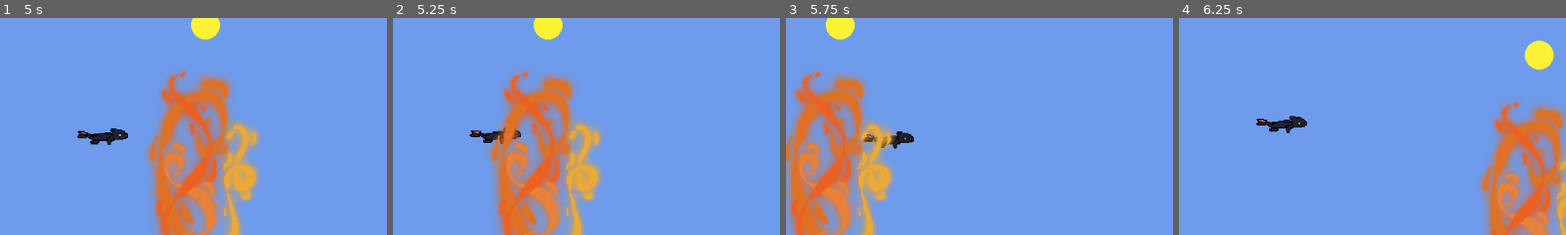
Above: before the commit, frames 1-4 (left to right).
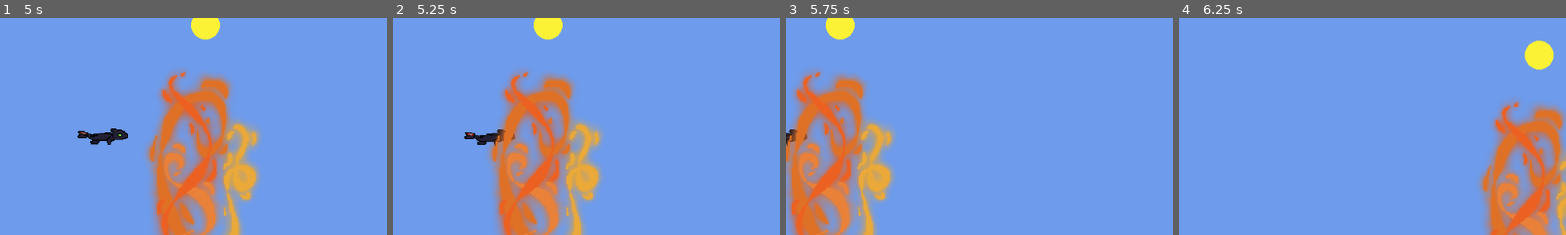
Above: after the commit, the same moments.

Repository: phantomvines/the_20_games_challenge
Game: Godot game, scene res://scenes/main.tscn
The game is run twice, just before and just after one commit, with the same random seed, the same clock (stepped at 60 frames per second) and the same inputs.
Inputs:
- Up to frame 1 (5 s): tap Space (space) every 0.75 s from 0.6 to 4.35 s
- Up to frame 2 (5.25 s): tap Space (space) at 5.1 s
- Up to frame 3 (5.75 s): no input
- Up to frame 4 (6.25 s): tap Space (space) at 5.85 s
The pictures show only the part of the screen within x 0-50%, y 50-100%; the shares and areas given below are measured in that part.

Frame 1 is identical in both runs. In frame 2, 0.4% of the frame differs, in the area x 18-34%, y 50-59%; in frame 3, 0.6%, in the area x 0-34%, y 51-61%; in frame 4, 0.6%.

Commit message:
collision works

Diff:
--- a/flappy-bird/scenes/flames.gd
+++ b/flappy-bird/scenes/flames.gd
@@ -8,12 +8,20 @@
 	if position.x < -60:
 		queue_free()
 
+#func _ready() -> void:
+#	$PointArea.body_entered.connect(_on_point_area_body_entered)
 
-func _on_point_area_area_entered(area: Area2D) -> void:
+
+#func _on_point_area_area_entered(area: Area2D) -> void:
+#	print("point")
+#	pass # Replace with function body.
+
+
+func _on_point_area_body_entered(_body: Node2D) -> void:
 	print("point")
 	pass # Replace with function body.
 
 
-func _on_point_area_body_entered(body: Node2D) -> void:
-	print("point")
+func _on_pipe_collision_body_entered(body: Node2D) -> void:
+
 	pass # Replace with function body.
--- a/flappy-bird/scenes/flames.tscn
+++ b/flappy-bird/scenes/flames.tscn
@@ -3,6 +3,9 @@
 [ext_resource type="Script" uid="uid://cmimhyblphmb6" path="res://scenes/flames.gd" id="1_1uo3d"]
 [ext_resource type="Texture2D" uid="uid://qbjvpbvwkeb0" path="res://assets/flames_glowing.png" id="1_q7rf5"]
 [ext_resource type="Texture2D" uid="uid://crixuvf5ejnse" path="res://assets/player.png" id="3_dusva"]
+
+[sub_resource type="RectangleShape2D" id="RectangleShape2D_ujg77"]
+size = Vector2(26, 165.5)
 
 [sub_resource type="RectangleShape2D" id="RectangleShape2D_1uo3d"]
 size = Vector2(77.3333, 236.667)
@@ -10,21 +13,8 @@
 [sub_resource type="RectangleShape2D" id="RectangleShape2D_dusva"]
 size = Vector2(112, 360)
 
-[sub_resource type="RectangleShape2D" id="RectangleShape2D_ujg77"]
-size = Vector2(26, 165.5)
-
 [node name="Flames" type="StaticBody2D"]
 script = ExtResource("1_1uo3d")
-
-[node name="upper_collision" type="CollisionShape2D" parent="."]
-position = Vector2(3.99997, -267.5)
-rotation = -3.14159
-scale = Vector2(1.5, 1.5)
-shape = SubResource("RectangleShape2D_1uo3d")
-
-[node name="lower_collision" type="CollisionShape2D" parent="."]
-position = Vector2(2, 266)
-shape = SubResource("RectangleShape2D_dusva")
 
 [node name="upper_sprite" type="Sprite2D" parent="."]
 texture_filter = 1
@@ -39,14 +29,37 @@
 scale = Vector2(1.5, 1.5)
 texture = ExtResource("1_q7rf5")
 
-[node name="point_area" type="Area2D" parent="."]
+[node name="PointArea" type="Area2D" parent="."]
 
-[node name="CollisionShape2D" type="CollisionShape2D" parent="point_area"]
+[node name="CollisionShape2D" type="CollisionShape2D" parent="PointArea"]
 position = Vector2(80, -1.75)
 shape = SubResource("RectangleShape2D_ujg77")
 
-[node name="Sprite2D" type="Sprite2D" parent="point_area"]
+[node name="Sprite2D" type="Sprite2D" parent="PointArea"]
 texture = ExtResource("3_dusva")
 
-[connection signal="area_entered" from="point_area" to="." method="_on_point_area_area_entered"]
-[connection signal="body_entered" from="point_area" to="." method="_on_point_area_body_entered"]
+[node name="pipe_collision" type="Area2D" parent="."]
+
+[node name="upper_collision" type="CollisionShape2D" parent="pipe_collision"]
+position = Vector2(3.99997, -267.5)
+rotation = -3.14159
+scale = Vector2(1.5, 1.5)
+shape = SubResource("RectangleShape2D_1uo3d")
+
+[node name="lower_collision" type="CollisionShape2D" parent="pipe_collision"]
+position = Vector2(2, 266)
+shape = SubResource("RectangleShape2D_dusva")
+
+[node name="upper_collision" type="CollisionShape2D" parent="."]
+position = Vector2(3.99997, -267.5)
+rotation = -3.14159
+scale = Vector2(1.5, 1.5)
+shape = SubResource("RectangleShape2D_1uo3d")
+
+[node name="lower_collision" type="CollisionShape2D" parent="."]
+position = Vector2(2, 266)
+shape = SubResource("RectangleShape2D_dusva")
+
+[connection signal="area_entered" from="PointArea" to="." method="_on_point_area_area_entered"]
+[connection signal="body_entered" from="PointArea" to="." method="_on_point_area_body_entered"]
+[connection signal="body_entered" from="pipe_collision" to="." method="_on_pipe_collision_body_entered"]
--- a/flappy-bird/scenes/player.tscn
+++ b/flappy-bird/scenes/player.tscn
@@ -18,4 +18,3 @@
 [node name="CollisionShape2D" type="CollisionShape2D" parent="."]
 position = Vector2(-7.5, 5.5)
 shape = SubResource("RectangleShape2D_g2els")
-disabled = true
